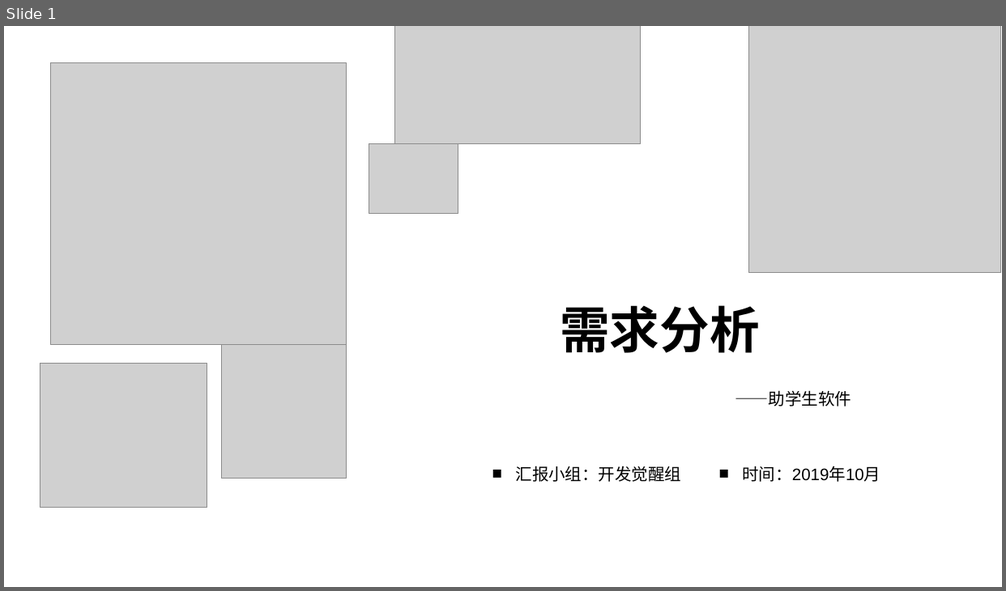
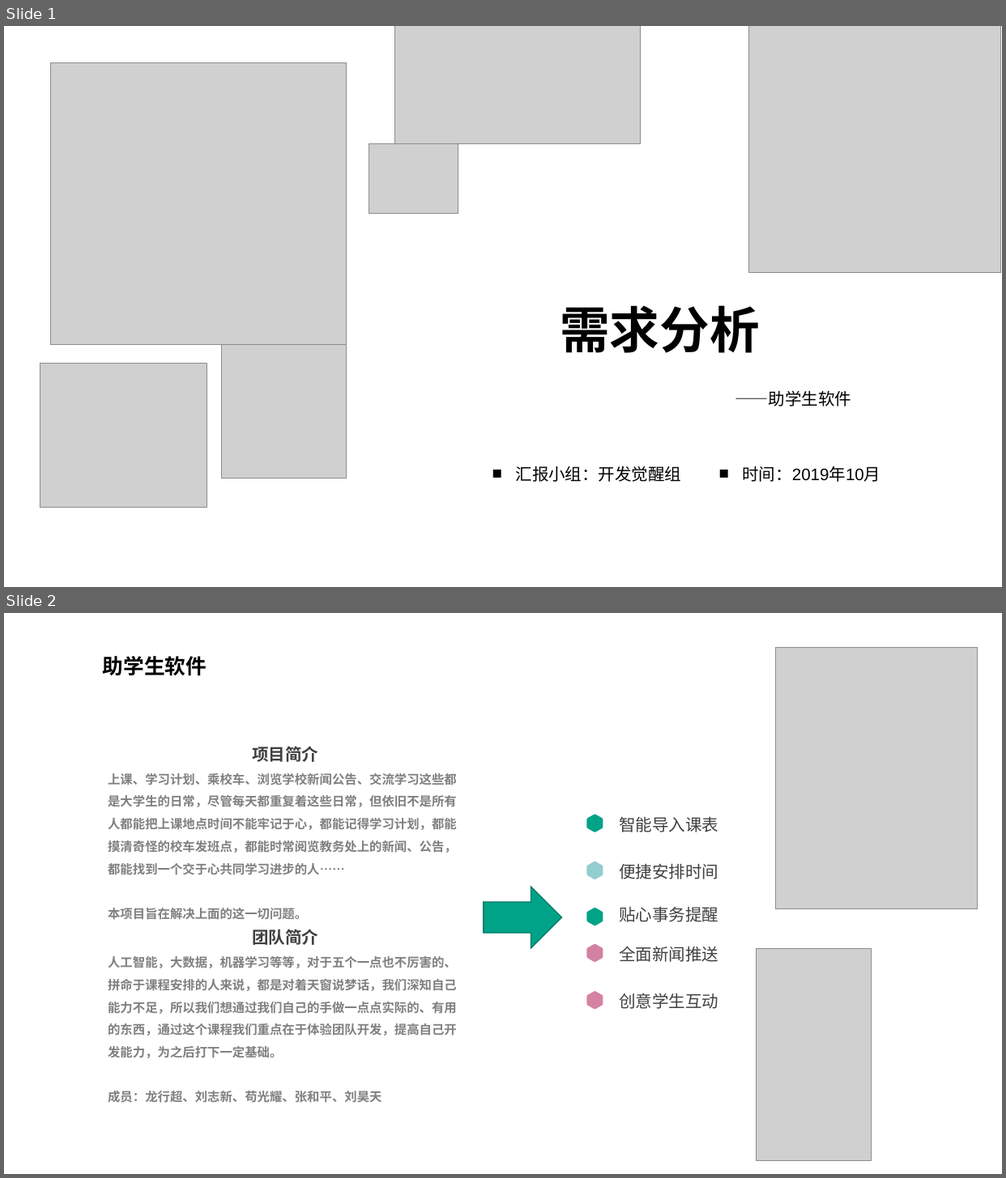
Before and after one commit to SoftwareDevelopmentPractice/DevolopingDocuments, a slide deck: 项目文档/需求分析.pptx. Shown one above the other, each under a label of ours: slide 1 before the commit, slides 1 and 2 after it. The pictures are 1006x591 and 1006x1178 pixels, drawn with LibreOffice and Linux fonts; fonts in the diff are those of the drawing; grey boxes stand for pictures; background and template pictures are left out. Boxes give left, top, right and bottom in pixels: in the first picture for what was removed or moved away, otherwise in the second. Text is boxed around its words. In the diff, an @@ line names an element or a change of style, - is before the commit and + after.

Commit message:
需求分析ppt已大致完成
还差uml图和一点点文字内容，就完成了。

```diff
--- a/项目文档/需求分析.pptx
+++ b/项目文档/需求分析.pptx
@@ slide 2 added at [4, 613, 1002, 1174], background picture (left out) @@
@@ text added at [103, 656, 206, 676], 20 pt, text #000000, bold @@
+助学生软件
@@ picture added at [776, 647, 978, 909] @@
@@ text added at [108, 746, 457, 920], 12 pt, text #808080, bold @@
+项目简介
+上课、学习计划、乘校车、浏览学校新闻公告、交流学习这些都是大学生的日常，尽管每天都重复着这些日常，但依旧不是所有人都能把上课地点时间不能牢记于心，都能记得学习计划，都能摸清奇怪的校车发班点，都能时常阅览教务处上的新闻、公告，都能找到一个交于心共同学习进步的人……
+本项目旨在解决上面的这一切问题。
@@ freeform shape added at [587, 814, 603, 832], fill #00A388 @@
@@ text added at [619, 816, 718, 833], 16 pt, text #404040 @@
+智能导入课表
@@ freeform shape added at [587, 861, 603, 879], fill #92CDCF @@
@@ text added at [619, 863, 718, 879], 16 pt, text #404040 @@
+便捷安排时间
@@ right arrow added at [484, 887, 562, 948], fill #00A388, outline #007965 1 pt @@
@@ freeform shape added at [587, 908, 603, 926], fill #00A388 @@
@@ text added at [619, 906, 718, 922], 16 pt, text #404040 @@
+贴心事务提醒
@@ text added at [108, 929, 457, 1103], 12 pt, text #808080, bold @@
+团队简介
+人工智能，大数据，机器学习等等，对于五个一点也不厉害的、拼命于课程安排的人来说，都是对着天窗说梦话，我们深知自己能力不足，所以我们想通过我们自己的手做一点点实际的、有用的东西，通过这个课程我们重点在于体验团队开发，提高自己开发能力，为之后打下一定基础。
+成员：龙行超、刘志新、苟光耀、张和平、刘昊天
@@ freeform shape added at [587, 944, 603, 962], fill #D381A2 @@
@@ text added at [619, 946, 718, 962], 16 pt, text #404040 @@
+全面新闻推送
@@ picture added at [756, 948, 871, 1161] @@
@@ freeform shape added at [587, 991, 603, 1009], fill #D582A3 @@
@@ text added at [619, 993, 718, 1009], 16 pt, text #404040 @@
+创意学生互动
```
Also in this commit, not shown: 18 slides changed, 5 other slides added, 6 slides removed, 2 other files.
